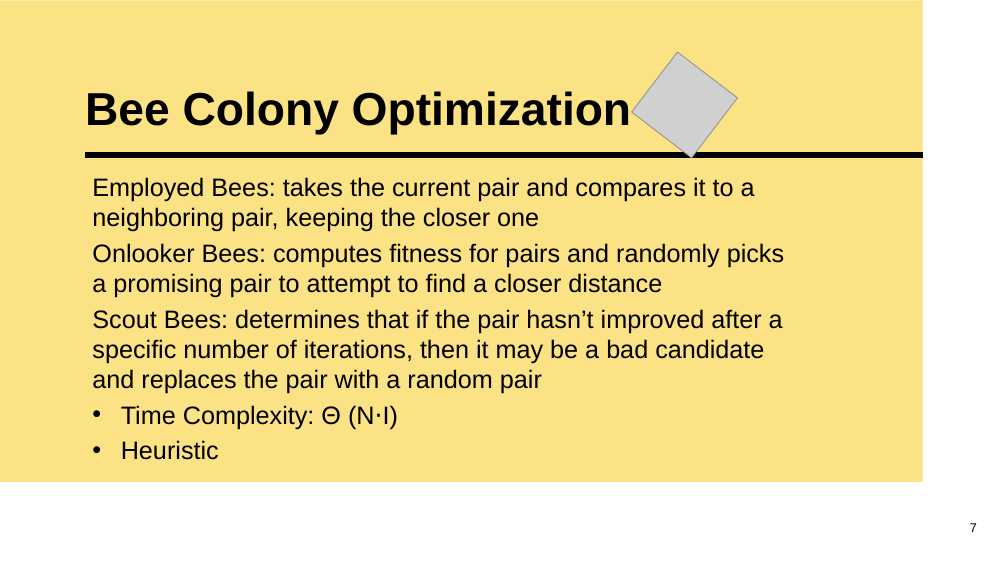
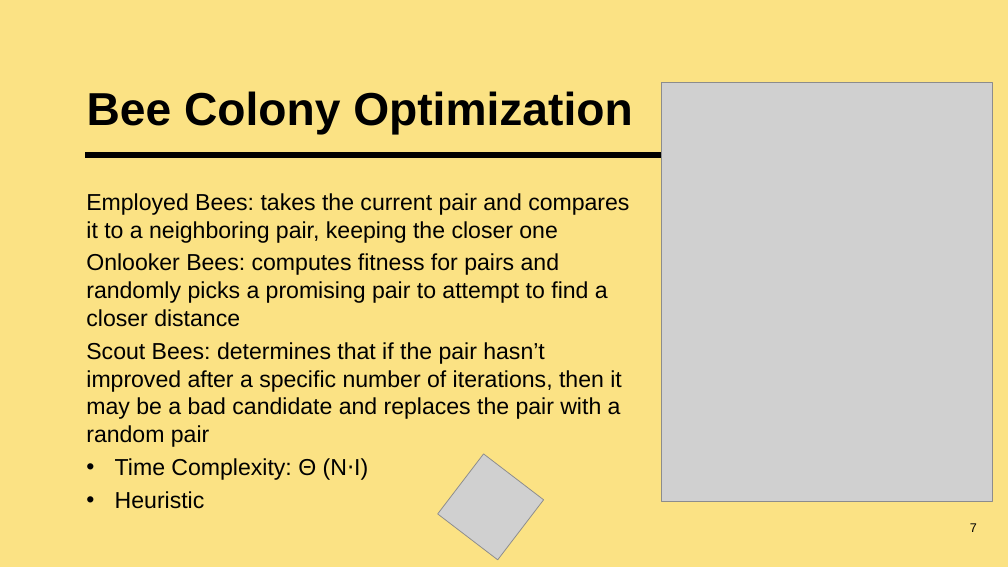
Before and after one commit to lmballard42/Closest_Pair_Algorithm_Comparison, a slide deck: slide 7 of Presentation/Closest Pair Presentation.pptx. Drawn at 1008x567 pixels with LibreOffice and Linux fonts; fonts in the diff are those of the drawing; grey boxes stand for pictures. Boxes give left, top, right and bottom in pixels: in the first picture for what was removed or moved away, otherwise in the second. Text is boxed around its words. In the diff, an @@ line names an element or a change of style, - is before the commit and + after.

Commit message:
Added more pictures to powerpoint

```diff
--- a/Presentation/Closest Pair Presentation.pptx
+++ b/Presentation/Closest Pair Presentation.pptx
@@ background #FFFFFF to #FBE284 @@
@@ rectangle removed at bbox=[0, 0, 923, 482] @@
@@ picture removed at bbox=[632, 52, 738, 158] @@
@@ picture added at bbox=[662, 82, 992, 501] @@
@@ text "Employed Bees: takes the current ...": place and size @@
-text "Employed Bees: takes the current ..." at bbox=[92, 177, 784, 460]
+text "Employed Bees: takes the current ..." at bbox=[86, 193, 629, 509]
@@ text "Employed Bees: takes the current ..." at bbox=[86, 193, 629, 509]: size 24 to 22 pt @@
@@ picture added at bbox=[438, 454, 544, 560] @@
```
Also in this commit, not shown: 6 other slides changed, 1 slide removed.
